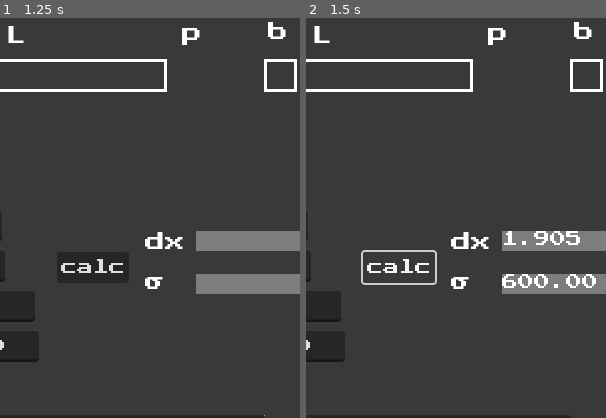
Above: before the commit, frames 1-2 (left to right).
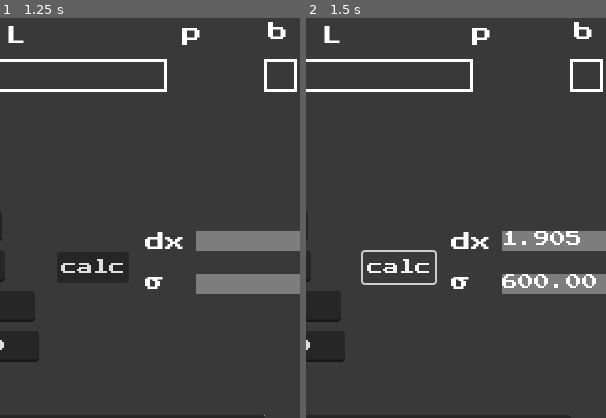
Above: after the commit, the same moments.

Repository: WOCae/L101BeamBend
Game: Godot game, scene res://main.tscn
Same seed, same stepped clock (60 frames per second), same inputs: the game is played once before the commit and once after it.
Inputs (mouse positions are % of the whole screen's width and height, from its top left):
- Up to frame 1 (1.25 s): click (50, 70) at 0.52 s; type "Alex" at 0.6 s
- Up to frame 2 (1.5 s): click "calc" at 1.25 s
The pictures show only the part of the screen within x 39-89%, y 10-60%; the shares and areas given below are measured in that part.

Frame 1 is identical in both runs. In frame 2, 0.5% of the frame differs, in the area x 2-67%, y 2-7%.

Commit message:
Update main.gd

Diff:
--- a/main.gd
+++ b/main.gd
@@ -130,3 +130,8 @@
 
 	$Line2D.width = 1*coef
 	$Line2D2.width = 1*coef
+
+	#ラベル
+	var rightVertex = $Line2D.get_point_position(1).x * 3/coef
+	$Label_L2.position.x = rightVertex/2 + $Line2D.position.x
+	$Label_P2.position.x = rightVertex + $Line2D.position.x
